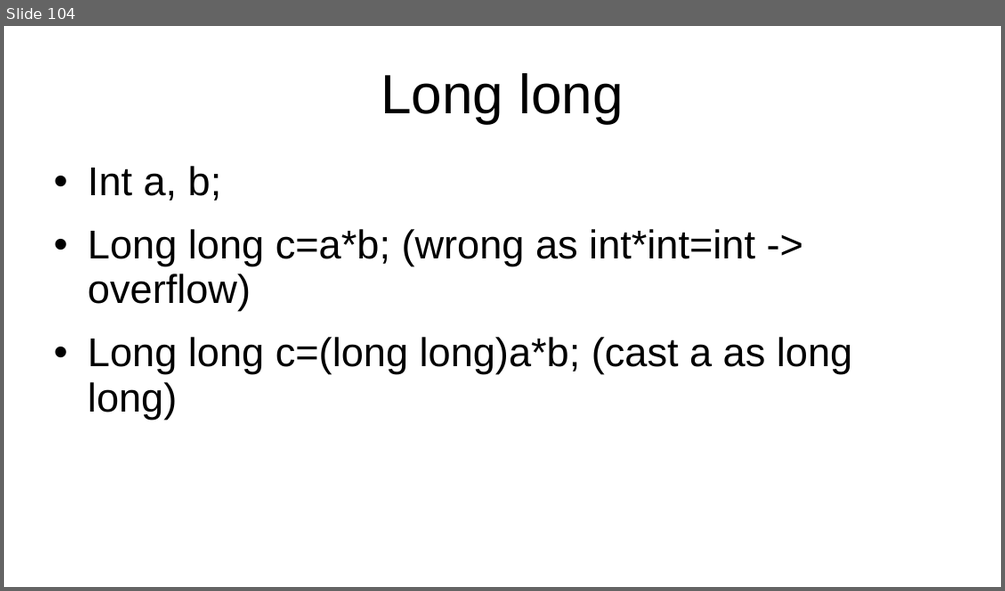
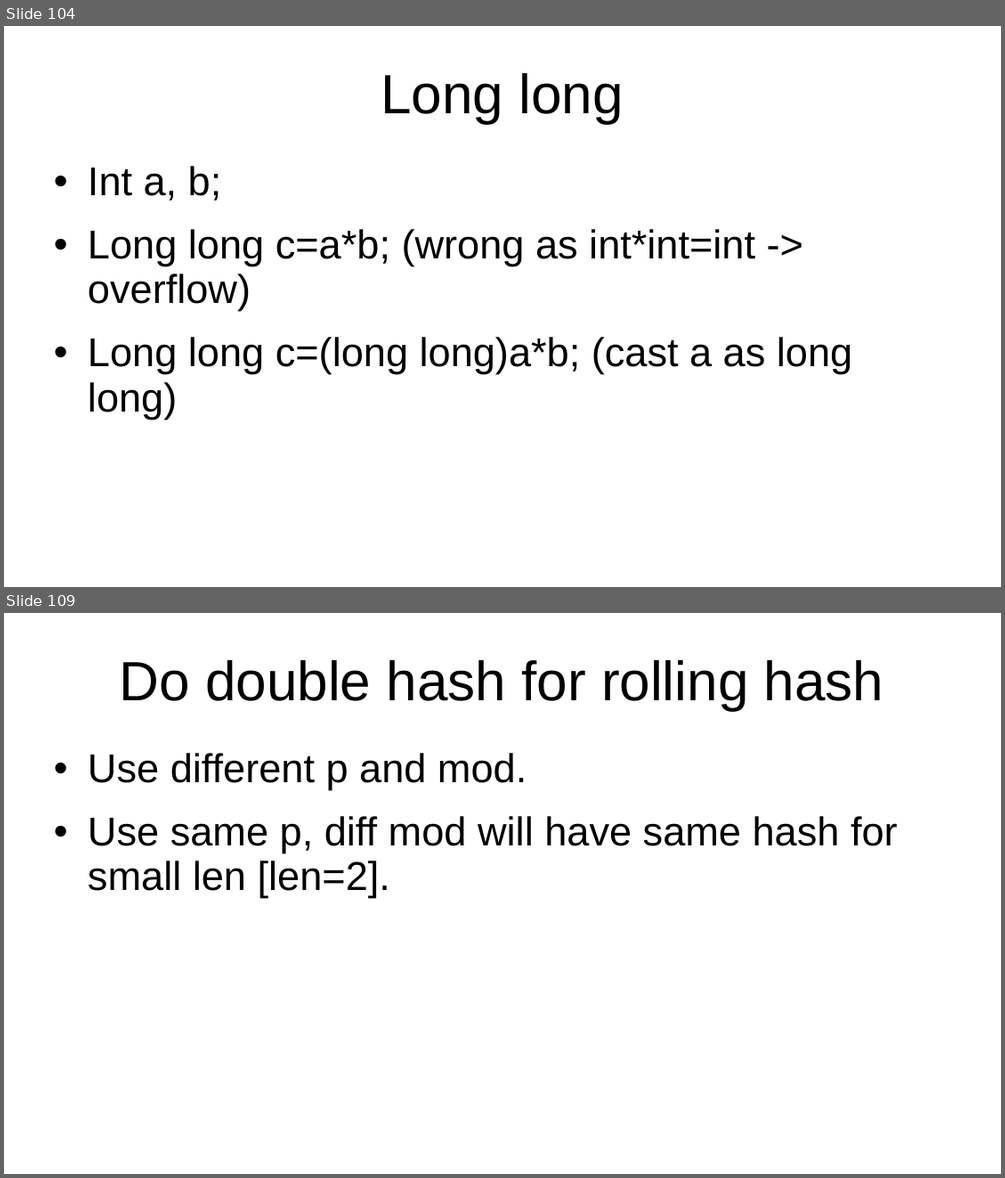
Before and after one commit to kindaichinisan/CompetitiveProgramming, a slide deck: MyCode/competitive_programming.ppt. Shown one above the other, each under a label of ours: slide 104 before the commit, slides 104 and 109 after it; the slides between them are not shown. The pictures are 1005x591 and 1005x1178 pixels, drawn with LibreOffice and Linux fonts; fonts in the diff are those of the drawing. Boxes give left, top, right and bottom in pixels: in the first picture for what was removed or moved away, otherwise in the second. Text is boxed around its words. In the diff, an @@ line names an element or a change of style, - is before the commit and + after.

```diff
--- a/MyCode/competitive_programming.ppt
+++ b/MyCode/competitive_programming.ppt
@@ slide 109 added at bbox=[4, 613, 1001, 1174], background #FFFFFF @@
@@ title added at bbox=[120, 660, 884, 710], 44 pt, text #000000 @@
+Do double hash for rolling hash
@@ text added at bbox=[88, 753, 898, 898], 32 pt, text #000000 @@
+• Use different p and mod.
+• Use same p, diff mod will have same hash for small len [len=2].
```
Also in this commit, not shown: 5 other slides added, 2 other files.
